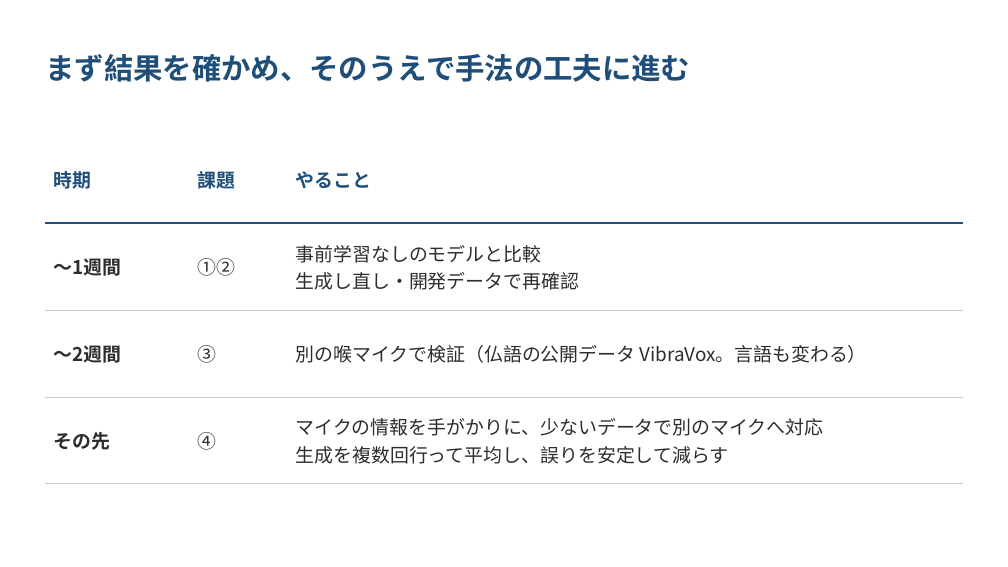
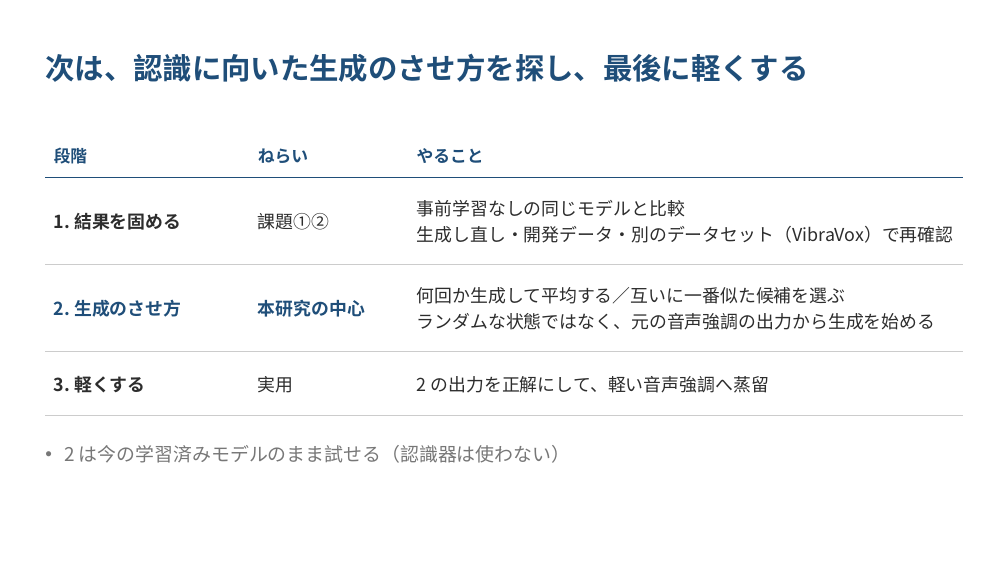
Before and after one commit to kasugayuji0716-art/bone-conduction-research, a slide deck: slide 7 of results/progress_slides_2026-10.pptx. Drawn at 1008x567 pixels with LibreOffice and Linux fonts; fonts in the diff are those of the drawing. Boxes give left, top, right and bottom in pixels: in the first picture for what was removed or moved away, otherwise in the second. Text is boxed around its words. In the diff, an @@ line names an element or a change of style, - is before the commit and + after.

```diff
--- a/results/progress_slides_2026-10.pptx
+++ b/results/progress_slides_2026-10.pptx
@@ text at (x1=45, y1=53, x2=808, y2=82): text changed @@
-まず結果を確かめ、そのうえで手法の工夫に進む
+次は、認識に向いた生成のさせ方を探し、最後に軽くする
@@ table at (x1=45, y1=132, x2=963, y2=397) @@
-row 1, column 1: 時期
+row 1, column 1: 段階
-row 1, column 2: 課題
+row 1, column 2: ねらい
-row 2: 〜1週間 | ①② | 事前学習なしのモデルと比較 / 生成し直し・開発データで再確認
+row 2: 1. 結果を固める | 課題①② | 事前学習なしの同じモデルと比較 / 生成し直し・開発データ・別のデータセット（VibraVox）で再確認
-row 3: 〜2週間 | ③ | 別の喉マイクで検証（仏語の公開データ VibraVox。言語も変わる）
+row 3: 2. 生成のさせ方 | 本研究の中心 | 何回か生成して平均する／互いに一番似た候補を選ぶ / ランダムな状態ではなく、元の音声強調の出力から生成を始める
-row 4: その先 | ④ | マイクの情報を手がかりに、少ないデータで別のマイクへ対応 / 生成を複数回行って平均し、誤りを安定して減らす
+row 4: 3. 軽くする | 実用 | 2 の出力を正解にして、軽い音声強調へ蒸留
@@ size 18 to 16 pt in "やること" @@
@@ table resized from (x1=45, y1=136, x2=963, y2=468) to (x1=45, y1=132, x2=963, y2=397) @@
@@ text added at (x1=64, y1=445, x2=570, y2=463), 18 pt, text #777777 @@
+• 2 は今の学習済みモデルのまま試せる（認識器は使わない）
```
Also in this commit, not shown: 1 other slide changed, 1 slide removed, 2 other files.
